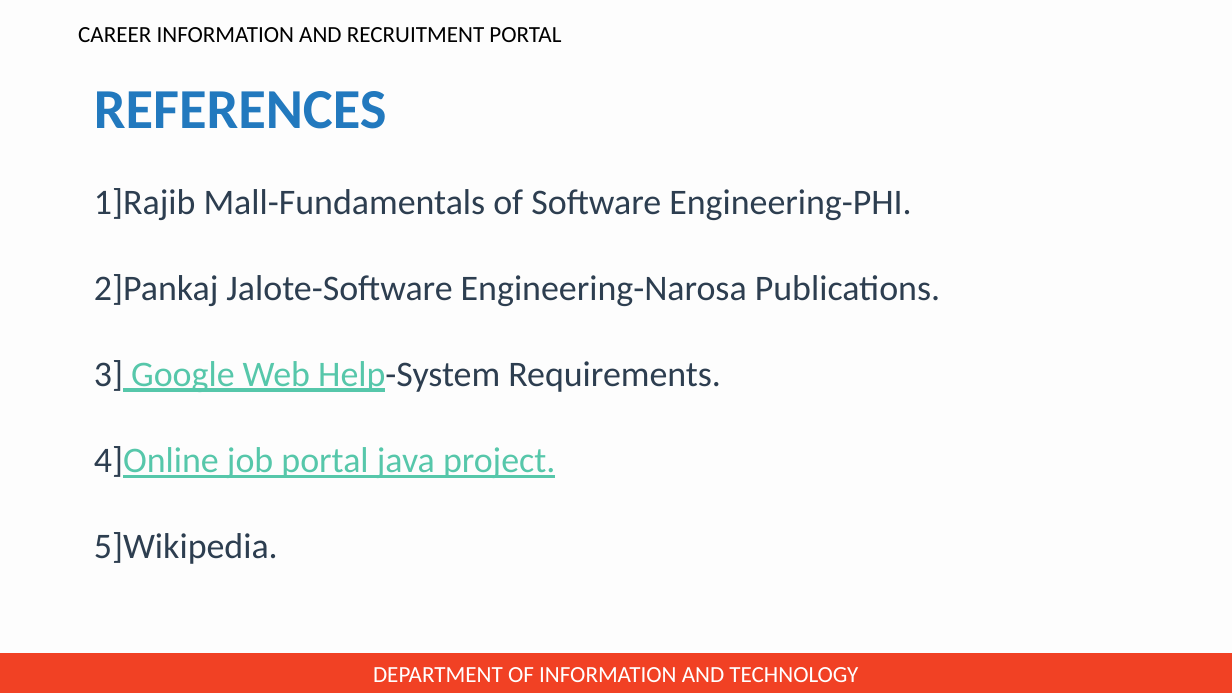
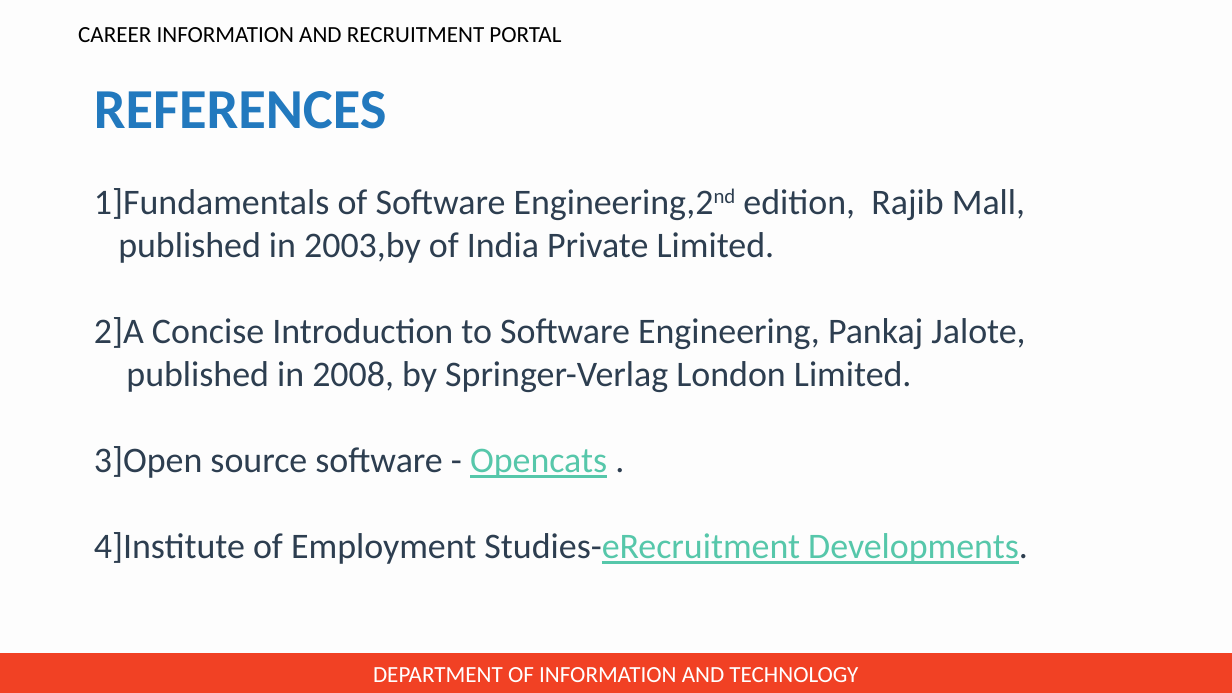
Before and after one commit to jincy-p-janardhanan/Career-Information-and-Recruitment-Portal, a slide deck: slide 37 of Presentation for zeroth review/PPT for zeroth review.pptx. Drawn at 1232x693 pixels with LibreOffice and Linux fonts; fonts in the diff are those of the drawing; background and template pictures are left out. Boxes give left, top, right and bottom in pixels: in the first picture for what was removed or moved away, otherwise in the second. Text is boxed around its words. In the diff, an @@ line names an element or a change of style, - is before the commit and + after.

Commit message:
ppt

```diff
--- a/Presentation for zeroth review/PPT for zeroth review.pptx
+++ b/Presentation for zeroth review/PPT for zeroth review.pptx
@@ text at (x1=94, y1=188, x2=1028, y2=564): text changed @@
-1]Rajib Mall-Fundamentals of Software Engineering-PHI.
-2]Pankaj Jalote-Software Engineering-Narosa Publications.
-3] Google Web Help-System Requirements.
-4]Online job portal java project.
-5]Wikipedia.
+1]Fundamentals of Software Engineering,2nd edition, Rajib Mall,
+published in 2003,by of India Private Limited.
+2]A Concise Introduction to Software Engineering, Pankaj Jalote,
+published in 2008, by Springer-Verlag London Limited.
+3]Open source software - Opencats .
+4]Institute of Employment Studies-eRecruitment Developments.
```
